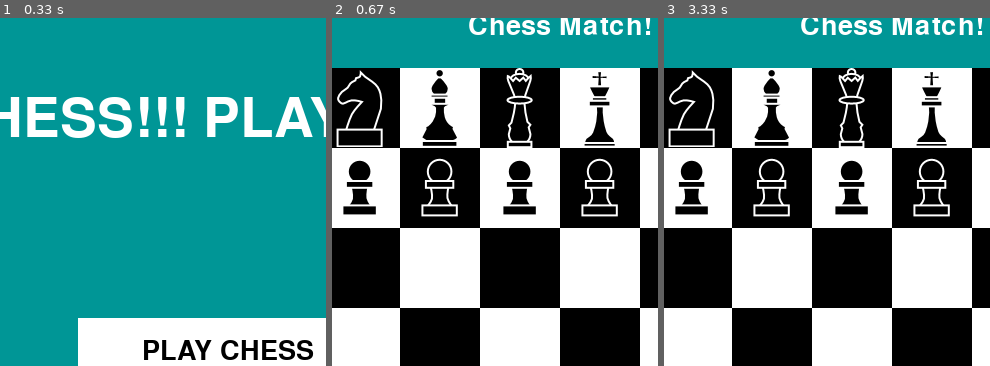
Above: before the commit, frames 1-3 (left to right).
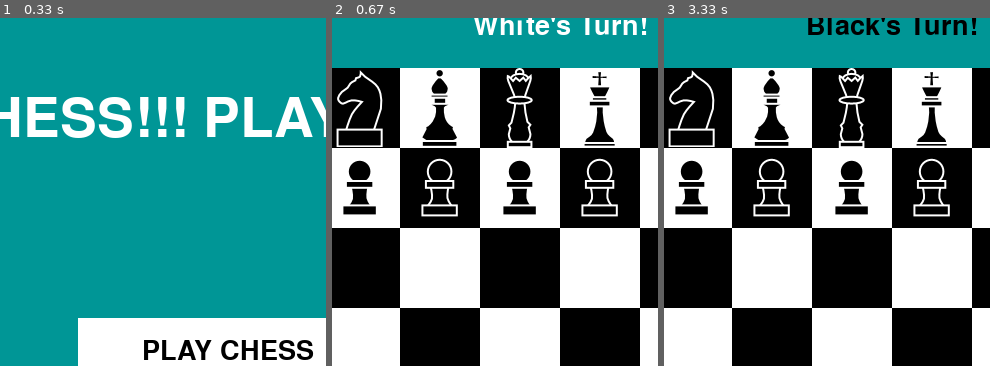
Above: after the commit, the same moments.

Repository: LJPCODESTUDIO/Pygame-Chess
Game: pygame game, started from main.py
The game is run twice, just before and just after one commit, with the same random seed, the same clock (stepped at 60 frames per second) and the same inputs.
Inputs (mouse positions are % of the whole screen's width and height, from its top left):
- Up to frame 1 (0.33 s): no input
- Up to frame 2 (0.67 s): press the mouse at (50, 50) at 0.37 s; move the mouse to (47, 36) at 0.47 s; release the mouse at (44, 23) at 0.6 s
- Up to frame 3 (3.33 s): press the mouse at (50, 50) at 0.7 s; move the mouse to (27, 32) at 0.8 s; release the mouse at (4, 15) at 0.93 s; click (39, 77) at 1.6 s; press the mouse at (39, 77) at 1.92 s; move the mouse to (35, 45) at 2.02 s; release the mouse at (30, 13) at 2.15 s; press the mouse at (39, 77) at 2.25 s; move the mouse to (57, 49) at 2.35 s; release the mouse at (74, 22) at 2.48 s; press the mouse at (39, 77) at 2.58 s; move the mouse to (63, 69) at 2.68 s; release the mouse at (87, 61) at 2.82 s; press the mouse at (39, 77) at 2.92 s; move the mouse to (19, 58) at 3.02 s; release the mouse at (outside the picture) at 3.15 s; click (38, 60) at 3.27 s
The pictures show only the part of the screen within x 15-65%, y 0-50%; the shares and areas given below are measured in that part.

Frame 1 is identical in both runs. In frame 2, 1.7% of the frame differs, in the area x 42-98%, y 0-5%; in frame 3, 2.1%.

Commit message:
Renamed Bishops to Fools on the grid
they're called Fools now because apparently that's what they are in France. Also the reason that the king is G is because it's called General in xinqi(Chinese Chess)

Oh yeah turns exist too

Diff:
--- a/main.py
+++ b/main.py
@@ -147,14 +147,14 @@
             ]
     elif command == "fill":
         grid = [
-                ["BR", "BK", "BBI", "BQ", "BG", "BBI", "BK", "BR"],
+                ["BR", "BK", "BF", "BQ", "BG", "BF", "BK", "BR"],
                 ["BP", "BP", "BP", "BP", "BP", "BP", "BP", "BP"],
                 ["BP", "BP", "BP", "BP", "BP", "BP", "BP", "BP"],
                 ["BP", "BP", "BP", "BP", "BP", "BP", "BP", "BP"],
                 ["WP", "WP", "WP", "WP", "WP", "WP", "WP", "WP"],
                 ["WP", "WP", "WP", "WP", "WP", "WP", "WP", "WP"],
                 ["WP", "WP", "WP", "WP", "WP", "WP", "WP", "WP"],
-                ["WR", "WK", "WBI", "WQ", "WG", "WBI", "WK", "WR"]
+                ["WR", "WK", "WF", "WQ", "WG", "WF", "WK", "WR"]
             ]
     elif "set" in command:
         args = command.split()
@@ -241,7 +241,7 @@
                     break
             direction += 1
 
-    if "BI" in grabbed_unit:
+    if "F" in grabbed_unit:
         direction = 1
         for i in range(MOVES["Bishop"][0]):
             possible_x = grabbed_pos[1]
@@ -266,11 +266,11 @@
                 if grid[possible_y][possible_x] == "":
                     grid[possible_y][possible_x] = "O"
                 elif "W" in grid[possible_y][possible_x]:
-                    if "BBI" in grabbed_unit:
+                    if "B" in grabbed_unit:
                         grid[possible_y][possible_x] = grid[possible_y][possible_x] + "O"
                     break
                 elif "B" in grid[possible_y][possible_x]:
-                    if "WBI" in grabbed_unit:
+                    if "W" in grabbed_unit:
                         grid[possible_y][possible_x] = grid[possible_y][possible_x] + "O"
                     break
             direction += 1
@@ -374,10 +374,14 @@
     SCREEN.blit(text, (10, HEIGHT - text.get_height() - 5))
 
 
-def draw_screen(grid_size, cell_size, grabbed_unit):
+def draw_screen(grid_size, cell_size, grabbed_unit, turn):
     SCREEN.fill((0, 150, 150))
     draw_board(OFFSET_X, OFFSET_Y, grid_size, cell_size)
-    title = NORMAL_DEFAULT_FONT.render("Chess Match!", 1, WHITE)
+    if "W" in turn:
+        colour = WHITE
+    else:
+        colour = BLACK
+    title = NORMAL_DEFAULT_FONT.render(f"{turn}'s Turn!", 1, colour)
     SCREEN.blit(title, (WIDTH//2 - title.get_width()//2, -5))
     if grabbed_unit != "":
         mouse_pos = pg.mouse.get_pos()
@@ -535,6 +539,7 @@
     pg.time.set_timer(REPEAT_SOUND, int(SOUNDTRACK.get_length() * 1000))
     clock = pg.time.Clock()
     run = True
+    turn = "White"
     console = False
     global console_text
     global command
@@ -558,6 +563,8 @@
                     mouse_pos = pg.mouse.get_pos()
                     get_tile(mouse_pos[0], mouse_pos[1], OFFSET_X, OFFSET_Y)
                     if grabbed == "":
+                        if not turn[:1] in grid[grid_y][grid_x]:
+                            continue
                         old_grid[grid_y][grid_x] = grid[grid_y][grid_x]
                         grabbed = grid[grid_y][grid_x]
                         grabbed_pos[0] = grid_y
@@ -569,6 +576,11 @@
                             remove_pos(grabbed, grabbed_pos)
                             grid[grid_y][grid_x] = grabbed
                             grabbed = ""
+                            if "W" in turn:
+                                turn = "Black"
+                            else:
+                                turn = "White"
+
                         else:
                             grid[grabbed_pos[0]][grabbed_pos[1]] = old_grid[grabbed_pos[0]][grabbed_pos[1]]
                             remove_pos(grabbed, grabbed_pos)
@@ -597,7 +609,7 @@
         if show_debug:
             handle_debugs(grabbed)
 
-        draw_screen(GRID_SIZE, CELL_SIZE, grabbed)
+        draw_screen(GRID_SIZE, CELL_SIZE, grabbed, turn)
 
     title()
 
